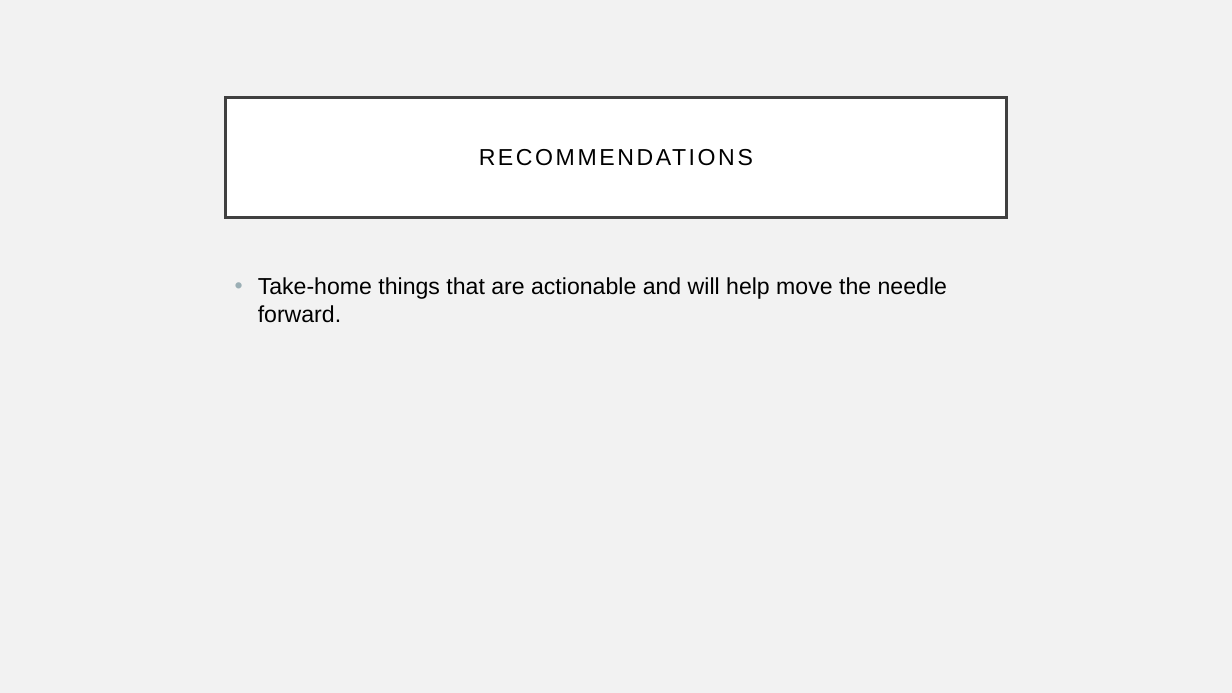
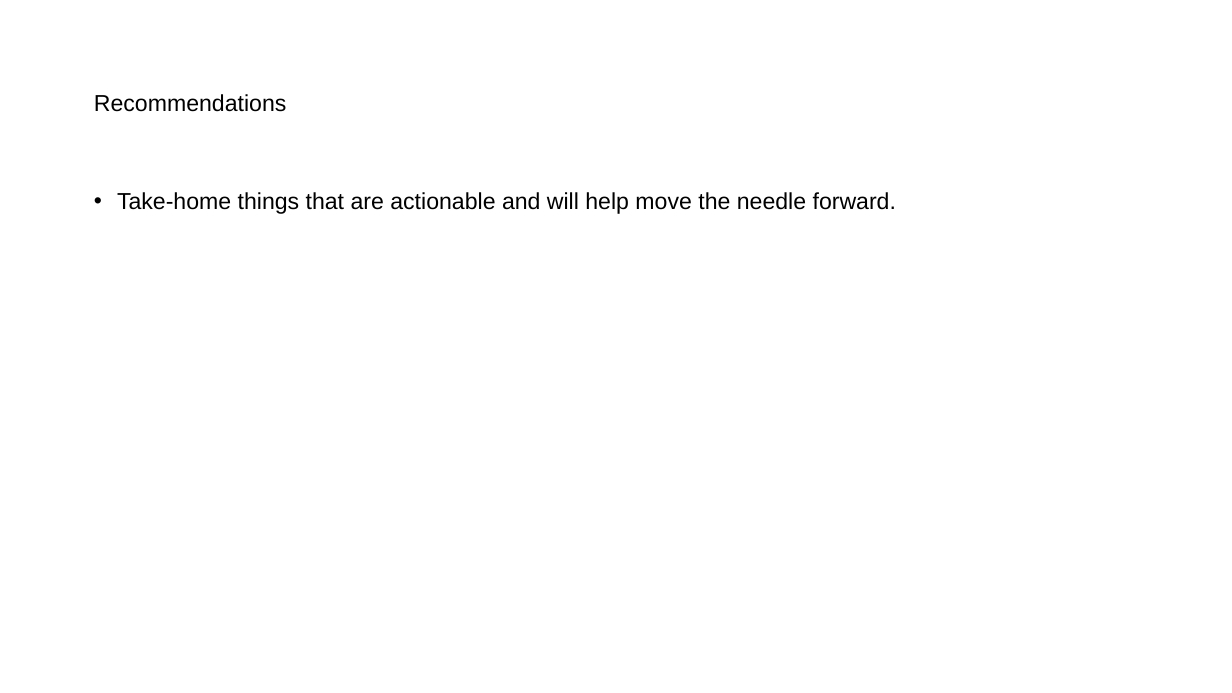
Before and after one commit to mathisme/ThinkfulDSFinalCapstone, a slide deck: slide 11 of PresentationTemplate.pptx. Drawn at 1232x693 pixels with LibreOffice and Linux fonts; fonts in the diff are those of the drawing. Boxes give left, top, right and bottom in pixels: in the first picture for what was removed or moved away, otherwise in the second. Text is boxed around its words. In the diff, an @@ line names an element or a change of style, - is before the commit and + after.

```diff
--- a/PresentationTemplate.pptx
+++ b/PresentationTemplate.pptx
@@ background #F2F2F2 to #FFFFFF @@
@@ title "Recommendations": place and size @@
-title "Recommendations" at bbox=[226, 97, 1006, 217]
+title "Recommendations" at bbox=[94, 94, 287, 112]
@@ title "Recommendations" at bbox=[94, 94, 287, 112]: fill #FFFFFF to none; outline #404040 2.5 pt to none @@
@@ title at bbox=[94, 94, 287, 112]: text changed @@
-RECOMMENDATIONS
+Recommendations
@@ text "Take-home things that are actionable ...": place and size @@
-text "Take-home things that are actionable ..." at bbox=[258, 277, 947, 323]
+text "Take-home things that are actionable ..." at bbox=[117, 192, 896, 214]
@@ text "Take-home things that are actionable ..." at bbox=[117, 192, 896, 214]: line spacing 1 to 0.9 @@
```
Also in this commit, not shown: 12 other slides changed, 1 other file.
